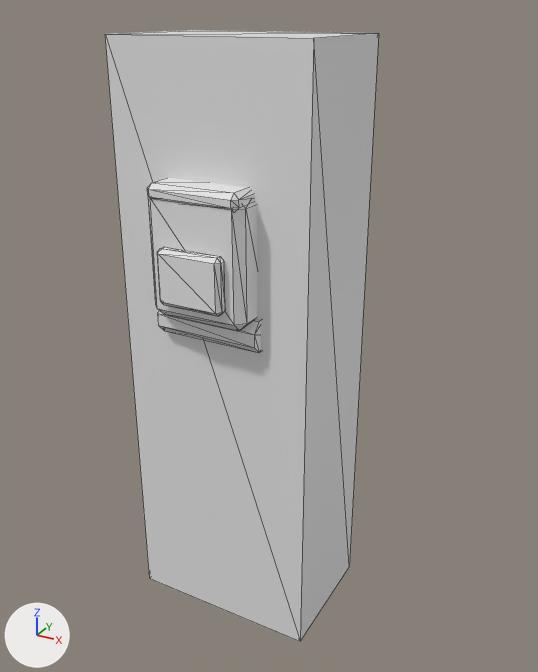
A saved change to the glTF model public/assets/models/chr/chr_survivor_a.glb.
Before and after are seen from a camera (50 mm lens) standing at (1.081, -1.827, 1.86) and looking at (0.07, 0.01, 0.941). Lighting does not change. The marker at lower left points along +X, +Y and +Z. The picture after the commit comes second. Mesh edges are drawn as thin lines. Objects named as collision shapes, trigger or cutter boxes, shadow casters or lower levels of detail are left out. Where no turn or scale is listed for an object, it has been applied to the vertices.

Objects in the first picture: 'chr_survivor_a_BACKPACK', 'chr_survivor_a_COL_box'.
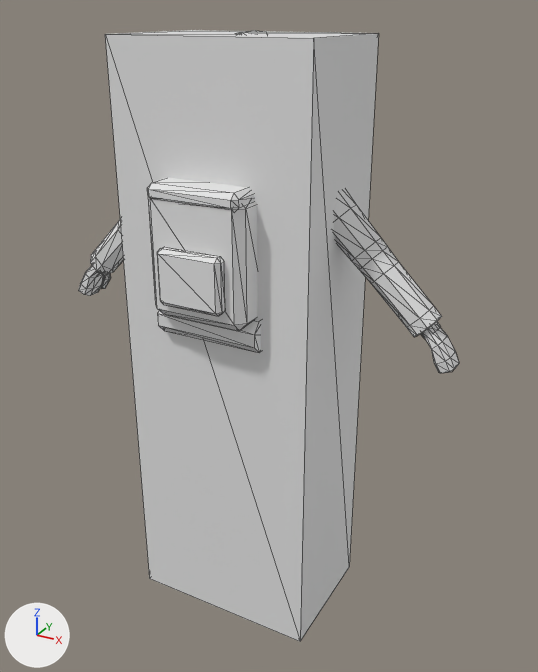
Changed parts and their boxes [x1, y1, x2, y2] in the pictures (538 x 672 px):
'chr_survivor_a_LOD0', added (mostly hidden): after [79, 31, 459, 373]

The change, as a list of edits to the scene's bpy script:
```text
Add me_chr_survivor_a_lod0:
    me_chr_survivor_a_lod0.from_pydata(...)  # 917 vertices, 1650 faces; spans x -0.65..0.65, y -0.12..0.21, z 0.0..1.81
    me_chr_survivor_a_lod0.materials.append(mat_palette)  # white #e7e7e7
Add ob_chr_survivor_a_lod0:
    ob_chr_survivor_a_lod0 = bpy.data.objects.new('chr_survivor_a_LOD0', me_chr_survivor_a_lod0)
    ob_chr_survivor_a_lod0.location = (0.0, 0.0, 0.0)
```
